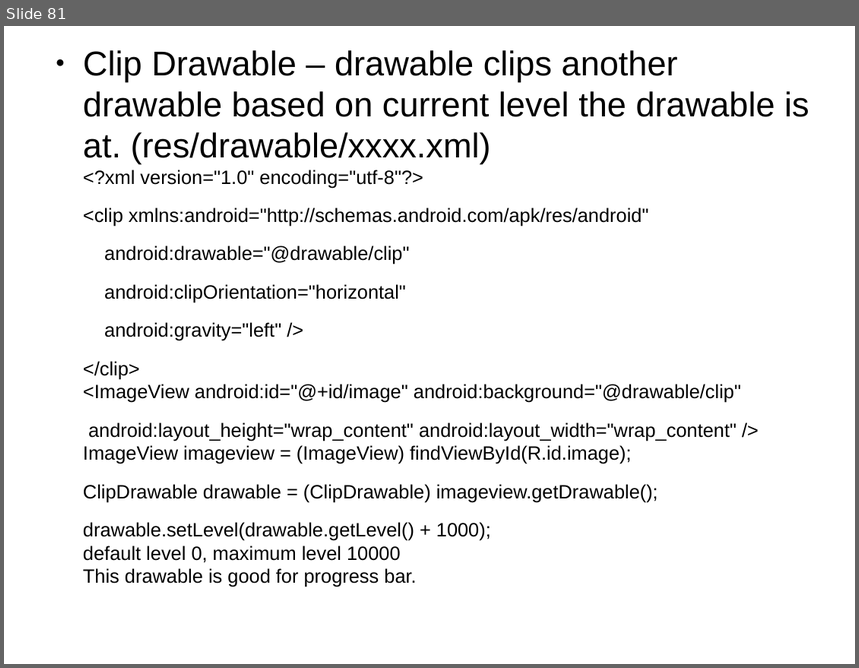
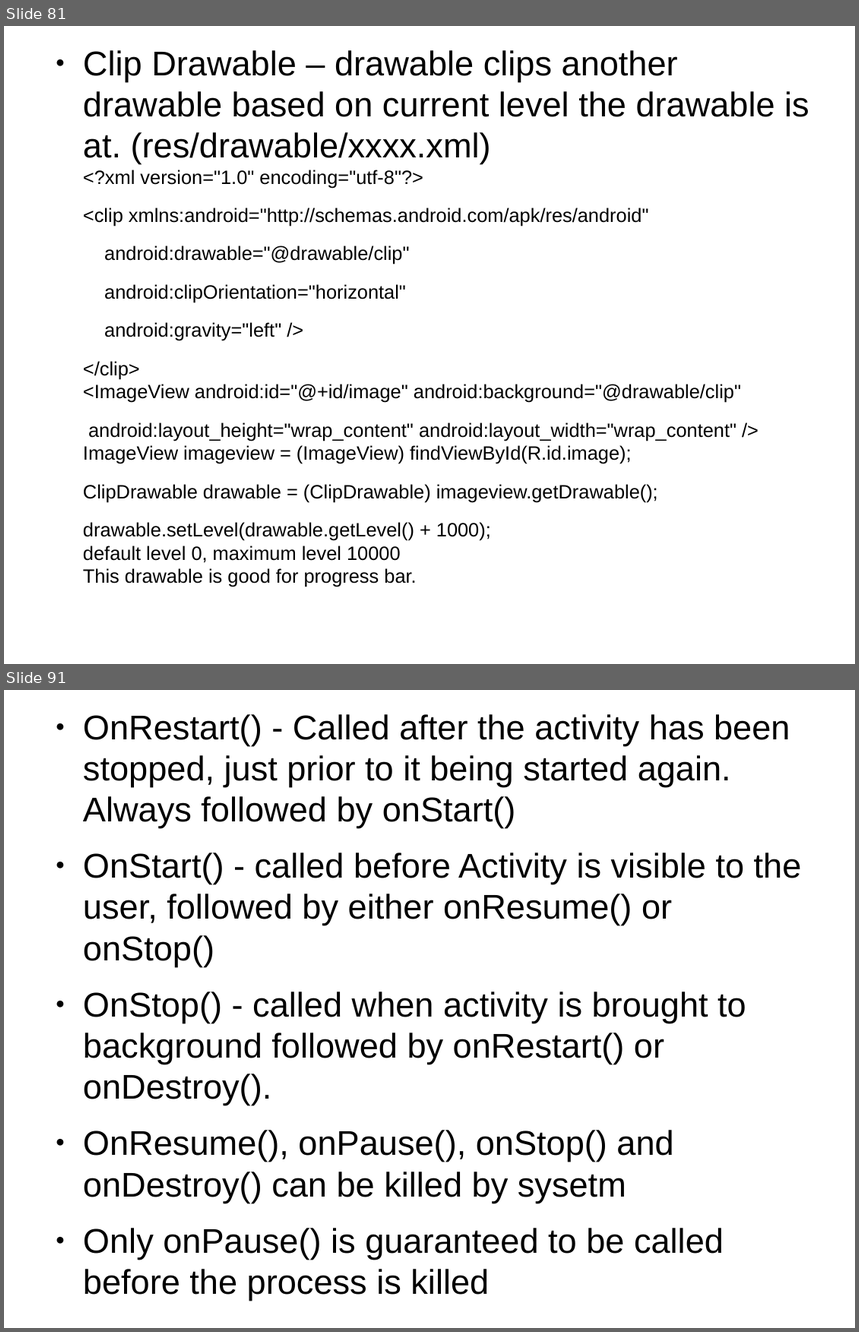
Before and after one commit to thegreatdao/testa, a slide deck: assets/android.odp. Shown one above the other, each under a label of ours: slide 81 before the commit, slides 81 and 91 after it; the slides between them are not shown. The pictures are 859x668 and 859x1332 pixels, drawn with LibreOffice and Linux fonts; fonts in the diff are those of the drawing. Boxes give left, top, right and bottom in pixels: in the first picture for what was removed or moved away, otherwise in the second. Text is boxed around its words. In the diff, an @@ line names an element or a change of style, - is before the commit and + after.

```diff
--- a/assets/android.odp
+++ b/assets/android.odp
@@ slide 91 added at (4,690,855,1328), background #FFFFFF @@
@@ text added at (83,714,802,1301), 32 pt, text #000000 @@
+● OnRestart() - Called after the activity has been stopped, just prior to it being started again. Always followed by onStart()
+● OnStart() - called before Activity is visible to the user, followed by either onResume() or onStop()
+● OnStop() - called when activity is brought to background followed by onRestart() or onDestroy().
+● OnResume(), onPause(), onStop() and onDestroy() can be killed by sysetm
+● Only onPause() is guaranteed to be called before the process is killed
```
Also in this commit, not shown: 13 other slides added, 1 slide removed.
